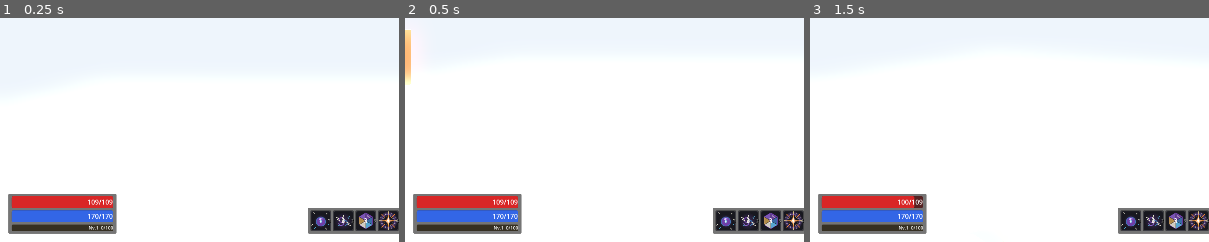
Above: before the commit, frames 1-3 (left to right).
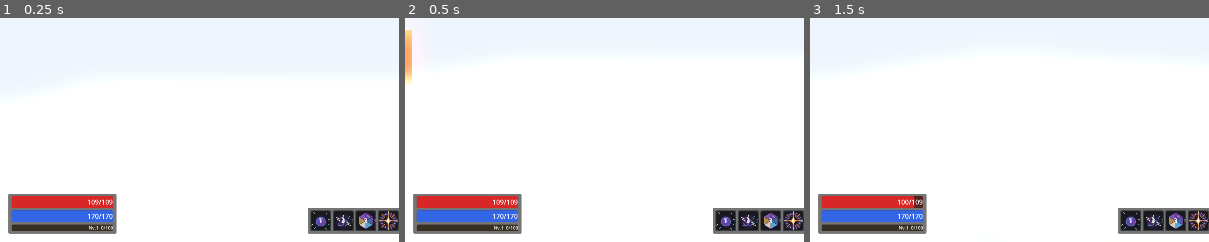
Above: after the commit, the same moments.

Repository: Jouyancito/another-game-of-dungeon
Game: Godot game, scene res://scenes/main/main.tscn
The game is run twice, just before and just after one commit, with the same random seed, the same clock (stepped at 60 frames per second) and the same inputs. This scene is started directly instead of the project's main scene.
Inputs (mouse positions are % of the whole screen's width and height, from its top left):
- Up to frame 1 (0.25 s): no input
- Up to frame 2 (0.5 s): no input
- Up to frame 3 (1.5 s): tap Enter at 0.5 s; move the mouse to (55, 50) at 0.52 s; hold Ctrl (crouch) 0.53-1.28 s; hold W (move_forward) from 0.53 s (still down); click (55, 50) at 0.67 s; tap Space (jump) at 0.77, 1.07 s; move the mouse to (45, 50) at 1.27 s; tap E (interact) at 1.35 s
The pictures show only the part of the screen within x 0-50%, y 50-100%; the shares and areas given below are measured in that part.

Frame 1 is identical in both runs. In frame 2, less than 0.1% of the frame differs, in the area x 1-2%, y 5-30%; in frame 3, nothing differs.

Commit message:
fix: base_enemy re-acquire target when player spawns later
Root cause: base_enemy._ready() called get_nodes_in_group("player") after
one process_frame and cached target forever. If the player node entered
the tree AFTER that frame (change_scene + deferred spawn, character_select
flow), target stayed null and the enemy never re-scanned — pursuing
nobody for the rest of the scene.

Symptom reported: Danzante spawned from class_selector → no enemy
aggroed at all. Same bug would have hit Warrior/Mage/Archer/Cleric/
Necromancer in any spawn-later flow but went unnoticed because the
dev flow until now instanced player + enemies in the same static
scene.

Fix: on each _physics_process, if target == null, call
_try_acquire_target() to re-scan the "player" group and pick the
first valid candidate. The helper also filters:
- invalid instances
- is_dead == true (don't chase corpses)
- is_in_stealth == true (Danzante canon — enemies drop target and
  don't re-acquire while stealthed)

Acquisition is cheap enough to run every frame while idle.

Diff:
--- a/game/scenes/enemy/base_enemy.gd
+++ b/game/scenes/enemy/base_enemy.gd
@@ -249,6 +249,10 @@
 		move_and_slide()
 		return
 
+	if target == null:
+		# Re-scan: player pudo haber spawneado DESPUÉS del _ready del enemy
+		# (change_scene + instanciación diferida). Intentamos adquirir cada frame en idle.
+		_try_acquire_target()
 	if target == null:
 		_idle_behavior(delta)
 		move_and_slide()
@@ -439,6 +443,24 @@
 		target = null
 
 
+# Adquiere el primer player válido del grupo "player" — viv@, no-stealth, valid.
+# Se llama desde _physics_process cuando target == null para re-scan continuo.
+# Fix necesario para casos change_scene + spawn diferido donde el enemy hizo
+# _ready antes que el player existiera en el tree.
+func _try_acquire_target() -> void:
+	var players := get_tree().get_nodes_in_group("player")
+	for p in players:
+		if not is_instance_valid(p):
+			continue
+		if p.get("is_dead") == true:
+			continue
+		var stealth: Variant = p.get("is_in_stealth")
+		if stealth != null and stealth == true:
+			continue
+		target = p
+		return
+
+
 func _look_at_target() -> void:
 	var look_pos = target.global_position
 	look_pos.y = global_position.y
